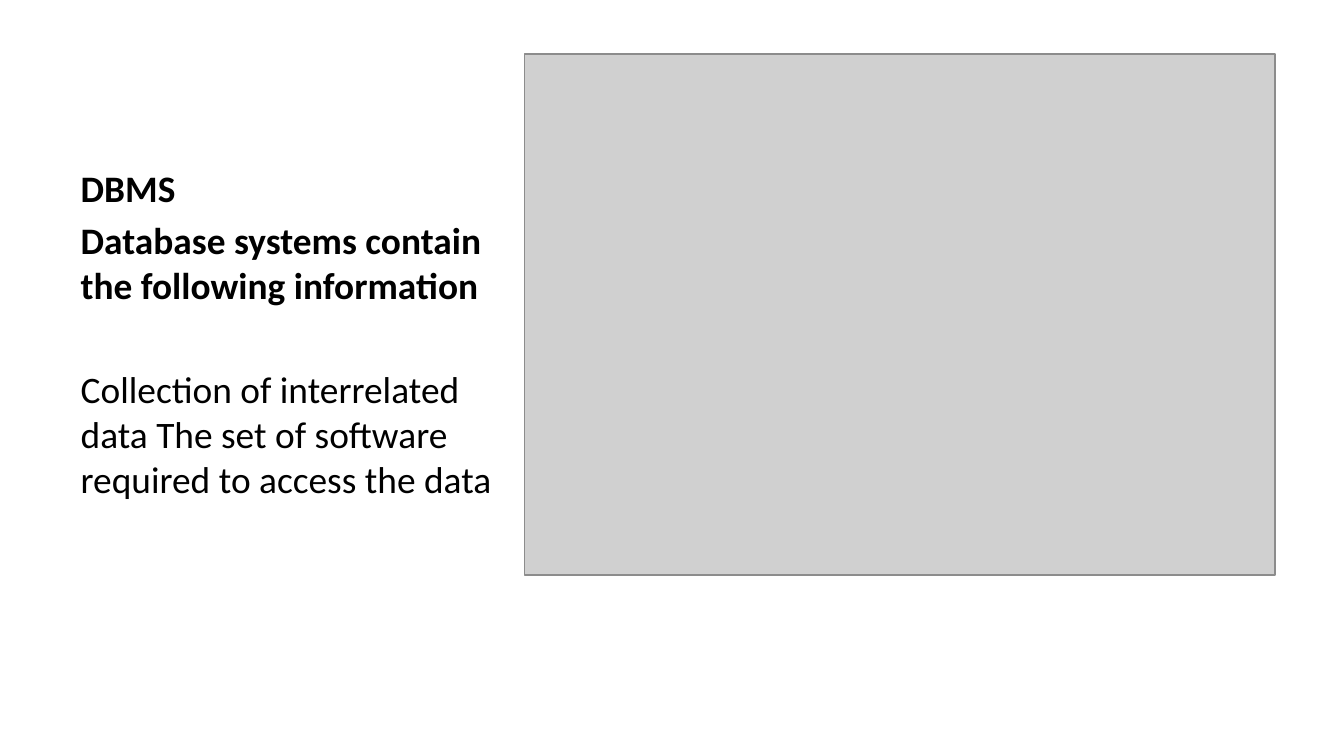
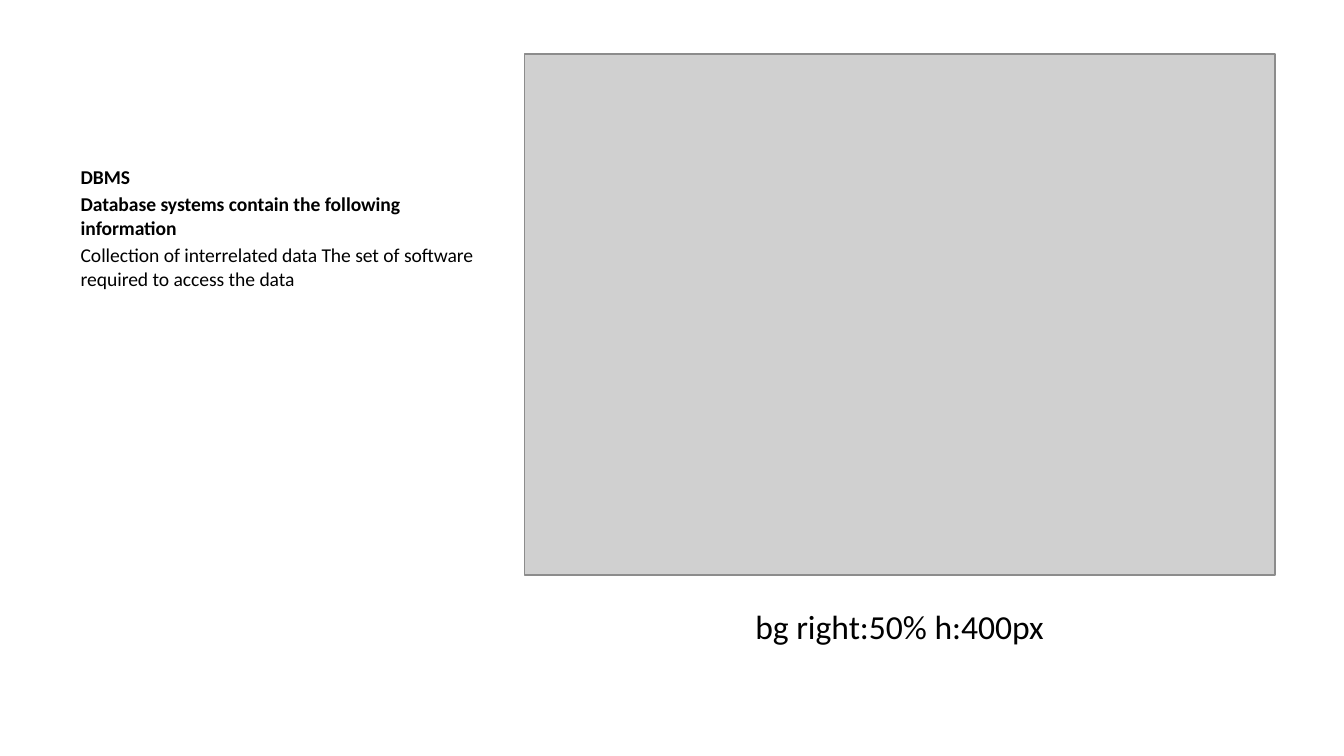
Before and after one commit to ucoruh/course-note-template, a slide deck: slide 7 of docs/week-1/week-1.en.md_word.pptx. Drawn at 1344x756 pixels with LibreOffice and Linux fonts; fonts in the diff are those of the drawing; grey boxes stand for pictures. Boxes give left, top, right and bottom in pixels: in the first picture for what was removed or moved away, otherwise in the second. Text is boxed around its words. In the diff, an @@ line names an element or a change of style, - is before the commit and + after.

```diff
--- a/docs/week-1/week-1.en.md_word.pptx
+++ b/docs/week-1/week-1.en.md_word.pptx
@@ text "DBMS" at (x1=81, y1=171, x2=473, y2=289): size 20 to 10.5 pt; less space between paragraphs @@
@@ text added at (x1=755, y1=615, x2=1044, y2=645), 18 pt, text #000000 @@
+bg right:50% h:400px
```
Also in this commit, not shown: 5 other slides changed, 3 other files.
